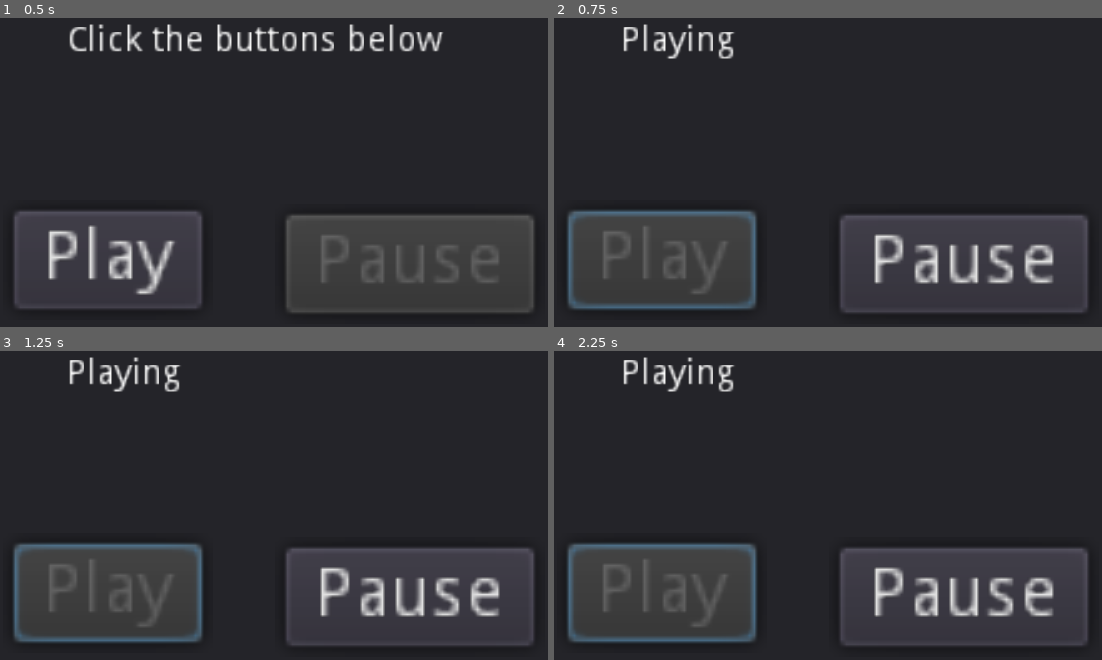
Above: before the commit, frames 1-4 (two rows, left to right).
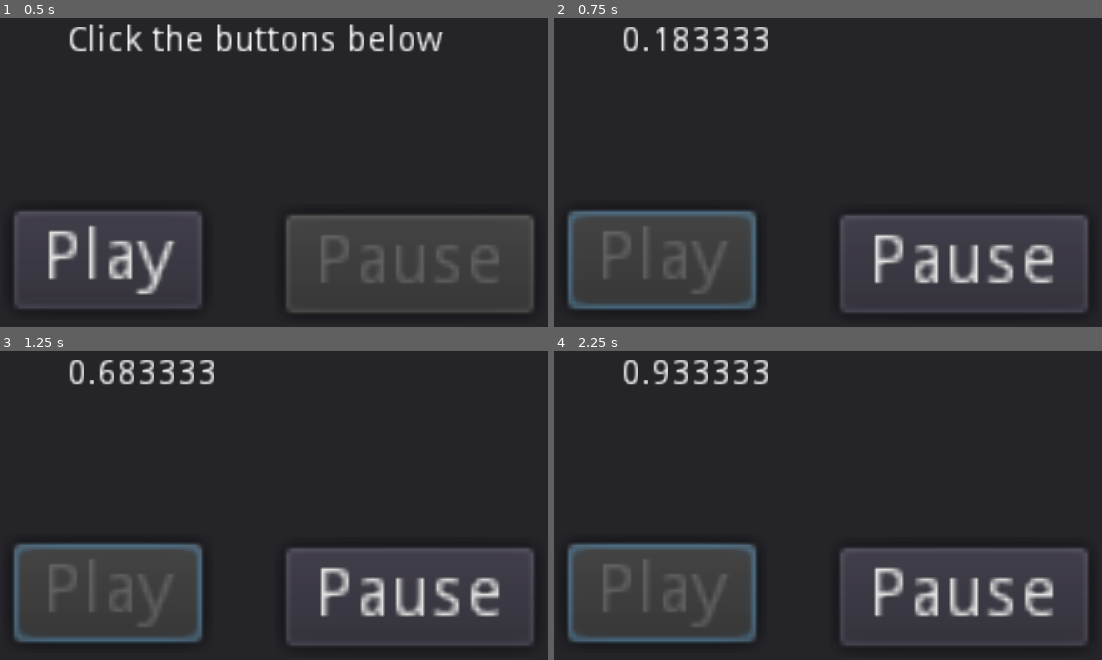
Above: after the commit, the same moments.

Repository: iluvgodot/PlayAndStop
Game: Godot game, scene res://Scene1.tscn
Two runs of this game, one before a commit and one after it. Both use one fixed random seed, a clock stepped at 60 frames per second and the inputs below.
Inputs:
- Up to frame 1 (0.5 s): no input
- Up to frame 2 (0.75 s): click "Play" at 0.5 s
- Up to frame 3 (1.25 s): no input
- Up to frame 4 (2.25 s): click "Pause" at 1.25 s; click "Play" at 2 s

Frame 1 is identical in both runs. In frame 2, 1.3% of the frame differs, in the area x 12-40%, y 1-14%; in frame 3, 1.4%; in frame 4, 1.4%.

Commit message:
Playing and pausing displays the accumulated frame delta

Diff:
--- a/Scene1.gd
+++ b/Scene1.gd
@@ -1,8 +1,7 @@
 extends Panel
 
-# class member variables go here, for example:
-# var a = 2
-# var b = "textvar"
+var accum = 0
+var is_playing = false
 
 func _ready():
 	# Called every time the node is added to the scene.
@@ -14,11 +13,14 @@
 func _on_play_pressed():
 	get_node("PlayButton").disabled = true
 	get_node("PauseButton").disabled = false
-
-	get_node("Label").text = "Playing"
+	is_playing = true
 
 func _on_pause_pressed():
 	get_node("PlayButton").disabled = false
 	get_node("PauseButton").disabled = true
+	is_playing = false
 
-	get_node("Label").text = "Paused"
+func _process(delta):
+	if is_playing:
+		accum += delta
+		get_node("Label").text = str(accum)
Binary file added: docs/images/PlayAndStop_2.PNG
Binary file added: docs/images/PlayAndStop_2.gif
